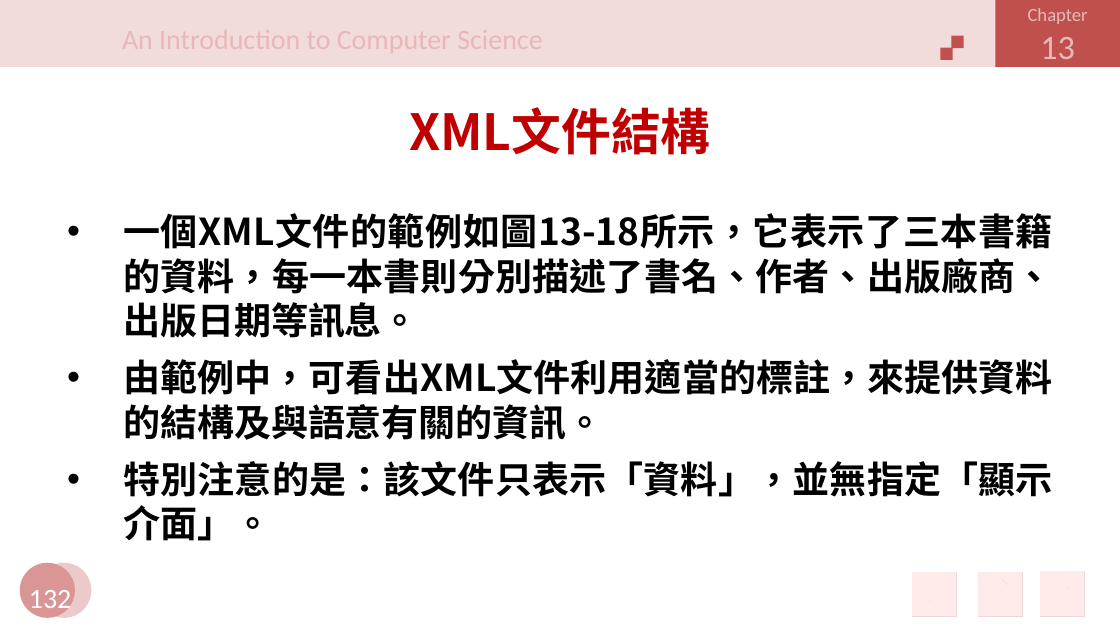
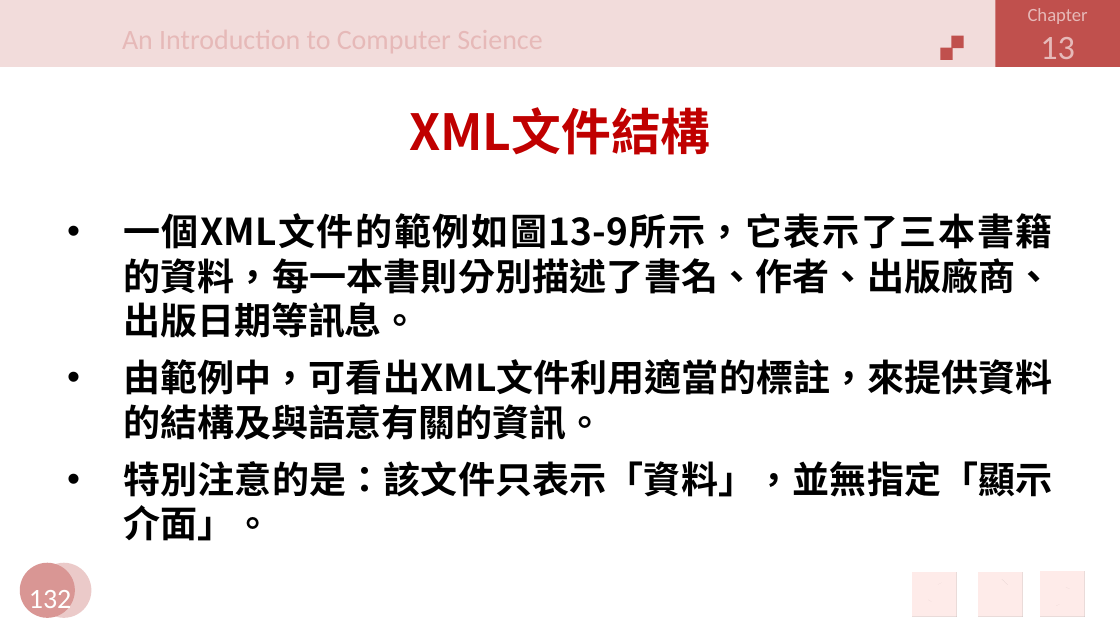
Before and after one commit to jiaweichang/biography, a slide deck: slide 132 of slides/11402/Introduction to Computer/CH13.pptx. Drawn at 1120x630 pixels with LibreOffice and Linux fonts; fonts in the diff are those of the drawing; background and template pictures are left out. Boxes give left, top, right and bottom in pixels: in the first picture for what was removed or moved away, otherwise in the second. Text is boxed around its words. In the diff, an @@ line names an element or a change of style, - is before the commit and + after.

```diff
--- a/slides/11402/Introduction to Computer/CH13.pptx
+++ b/slides/11402/Introduction to Computer/CH13.pptx
@@ text at (123,213,1053,338): text changed @@
-• 一個XML文件的範例如圖13-18所示，它表示了三本書籍的資料，每一本書則分別描述了書名、作者、出版廠商、出版日期等訊息。
+• 一個XML文件的範例如圖13-9所示，它表示了三本書籍的資料，每一本書則分別描述了書名、作者、出版廠商、出版日期等訊息。
```
Also in this commit, not shown: 22 other slides changed, 7 other files.
